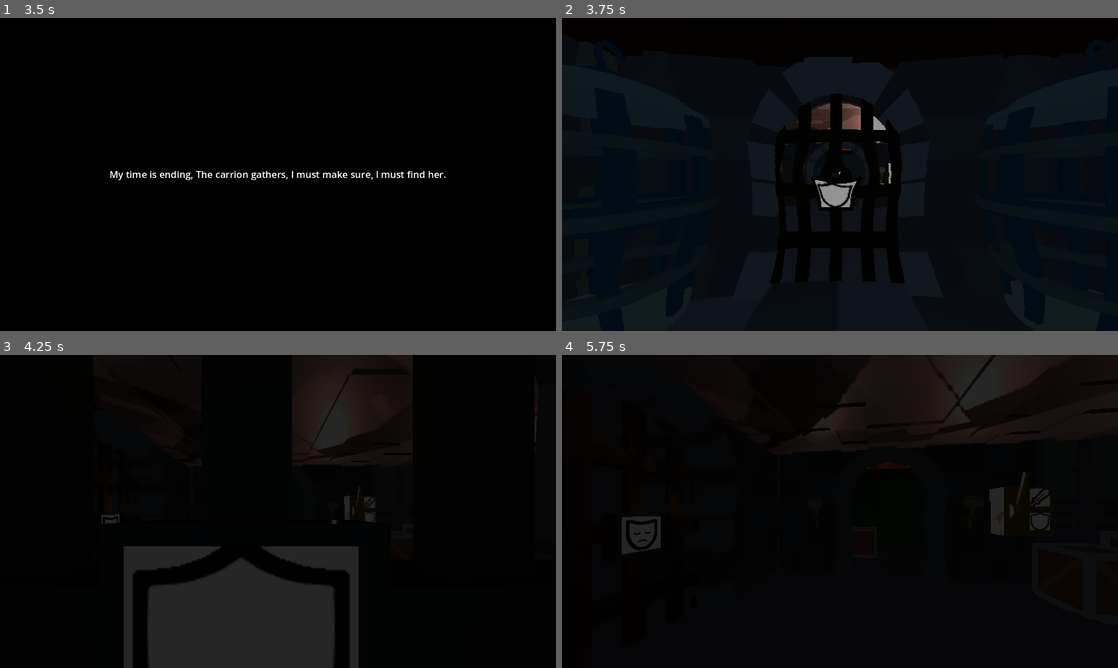
Above: before the commit, frames 1-4 (two rows, left to right).
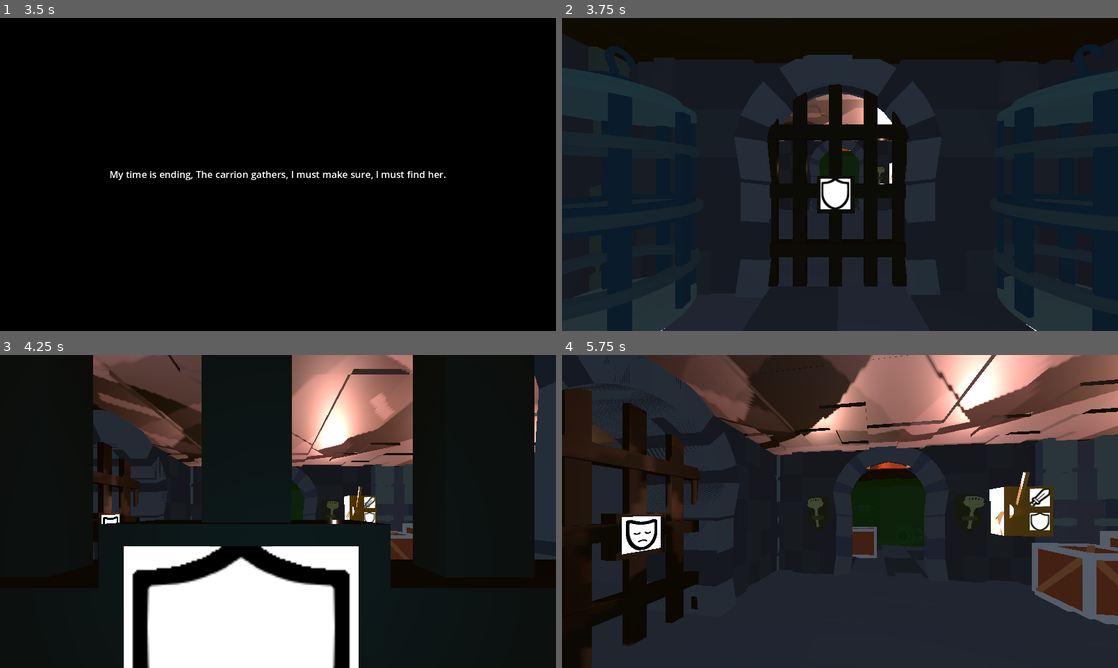
Above: after the commit, the same moments.

Repository: Kibaus/Jamsepticeye_GameJam
Game: Godot game, scene res://scenes/main.tscn
Two runs of this game, one before a commit and one after it. Both use one fixed random seed, a clock stepped at 60 frames per second and the inputs below. Sound files missing from this copy of the repository are replaced by a short silence.
Inputs (mouse positions are in pixels of both pictures, inside the frame that each line leads up to):
- Up to frame 1 (3.5 s): click "Play" at 0.5 s; tap Enter at 1.25, 2.75 s; move the mouse to (305, 174) at 1.27 s; hold W (move_forward) from 1.28 s (still down); right-click (305, 174) at 1.35 s; tap Space (jump) at 1.52, 2, 2.27 s; move the mouse to (250, 174) at 2.02 s; right-click (250, 174) at 2.1 s; move the mouse to (289, 168) at 2.77 s; click (289, 168) at 2.85 s; right-click (289, 168) at 3.05 s
- Up to frame 2 (3.75 s): keep holding W (move_forward); tap Space (jump) at 3.5 s; move the mouse to (834, 180) at 3.52 s; right-click (834, 180) at 3.6 s
- Up to frame 3 (4.25 s): keep holding W (move_forward); tap Space (jump) at 3.77 s
- Up to frame 4 (5.75 s): keep holding W (move_forward); move the mouse to (878, 514) at 4.27 s; right-click (878, 514) at 4.35 s; tap Space (jump) at 4.52, 5.27 s; move the mouse to (795, 508) at 5.02 s; click (795, 508) at 5.1 s; right-click (795, 508) at 5.3 s

Frame 1 is identical in both runs. In frame 2, 20% of the frame differs, in the area x 0-100%, y 6-100%; in frame 3, 36%; in frame 4, 91%, in the area x 0-100%, y 0-100%.

Commit message:
made starting encounter more consistent, fix for stuck overlay

Diff:
--- a/jamsepticeye-gj/scenes/components/audio_manager.tscn
+++ b/jamsepticeye-gj/scenes/components/audio_manager.tscn
@@ -10,43 +10,55 @@
 [ext_resource type="AudioStream" uid="uid://b6bgtpvam8c2u" path="res://audio/sfx/monster_callout.wav" id="8_4e087"]
 [ext_resource type="AudioStream" uid="uid://2qu8rw311dcu" path="res://audio/sfx/monster_stomp.wav" id="9_v3l6q"]
 [ext_resource type="AudioStream" uid="uid://c1d4m27y6qjju" path="res://audio/sfx/switch_press.wav" id="10_m8mku"]
+[ext_resource type="AudioStream" uid="uid://cwsk6gj3a2kq5" path="res://audio/sfx/monster_alert.wav" id="11_05mkw"]
+[ext_resource type="AudioStream" uid="uid://cu1kmv51ob0ss" path="res://audio/sfx/monster_kill.wav" id="12_c64uk"]
 
-[sub_resource type="Resource" id="Resource_chxat"]
+[sub_resource type="Resource" id="Resource_05mkw"]
 script = ExtResource("2_q7pj8")
 file = ExtResource("3_xngj1")
 tag = "ambient_danger_approaching"
 
-[sub_resource type="Resource" id="Resource_05mkw"]
+[sub_resource type="Resource" id="Resource_c64uk"]
 script = ExtResource("2_q7pj8")
 file = ExtResource("4_m8mku")
 tag = "ambient_danger_found_you"
 
-[sub_resource type="Resource" id="Resource_c64uk"]
+[sub_resource type="Resource" id="Resource_4e087"]
 script = ExtResource("2_q7pj8")
 file = ExtResource("5_chxat")
 tag = "ambient_safe_kinda"
 
-[sub_resource type="Resource" id="Resource_4e087"]
+[sub_resource type="Resource" id="Resource_v3l6q"]
 script = ExtResource("2_q7pj8")
 file = ExtResource("6_05mkw")
 tag = "menu_ambiance"
 
-[sub_resource type="Resource" id="Resource_v3l6q"]
+[sub_resource type="Resource" id="Resource_jdkqx"]
 script = ExtResource("2_q7pj8")
 file = ExtResource("7_c64uk")
 tag = "door"
 
-[sub_resource type="Resource" id="Resource_jdkqx"]
+[sub_resource type="Resource" id="Resource_e1par"]
+script = ExtResource("2_q7pj8")
+file = ExtResource("11_05mkw")
+tag = "monster_alert"
+
+[sub_resource type="Resource" id="Resource_emaw8"]
 script = ExtResource("2_q7pj8")
 file = ExtResource("8_4e087")
 tag = "monster_callout"
 
-[sub_resource type="Resource" id="Resource_e1par"]
+[sub_resource type="Resource" id="Resource_fgas2"]
+script = ExtResource("2_q7pj8")
+file = ExtResource("12_c64uk")
+tag = "monster_kill"
+
+[sub_resource type="Resource" id="Resource_14iye"]
 script = ExtResource("2_q7pj8")
 file = ExtResource("9_v3l6q")
 tag = "monster_stomp"
 
-[sub_resource type="Resource" id="Resource_emaw8"]
+[sub_resource type="Resource" id="Resource_813yr"]
 script = ExtResource("2_q7pj8")
 file = ExtResource("10_m8mku")
 tag = "switch_press"
@@ -57,7 +69,7 @@
 process_mode = 3
 script = ExtResource("2_t0ifg")
 background_music_volume = 9.999999e-05
-sound_list = Array[ExtResource("2_q7pj8")]([SubResource("Resource_chxat"), SubResource("Resource_05mkw"), SubResource("Resource_c64uk"), SubResource("Resource_4e087"), SubResource("Resource_v3l6q"), SubResource("Resource_jdkqx"), SubResource("Resource_e1par"), SubResource("Resource_emaw8")])
+sound_list = Array[ExtResource("2_q7pj8")]([SubResource("Resource_05mkw"), SubResource("Resource_c64uk"), SubResource("Resource_4e087"), SubResource("Resource_v3l6q"), SubResource("Resource_jdkqx"), SubResource("Resource_e1par"), SubResource("Resource_emaw8"), SubResource("Resource_fgas2"), SubResource("Resource_14iye"), SubResource("Resource_813yr")])
 
 [node name="BackgroundMusic" type="AudioStreamPlayer" parent="."]
 stream = ExtResource("6_05mkw")
--- a/jamsepticeye-gj/scenes/components/camera_overlay.gd
+++ b/jamsepticeye-gj/scenes/components/camera_overlay.gd
@@ -6,9 +6,14 @@
 var show_linear_depth_tween: Tween = null
 var is_linear_depth = false
 
+func _ready() -> void:
+	_linear_depth_tween(0,0)
+
 func _process(_delta: float) -> void:
 	if(Input.is_action_just_pressed("ghost_switch")):
-		if(is_linear_depth):
+		var active = Core.current_player.currently_active
+
+		if(active):
 			_linear_depth_tween(0)
 			is_linear_depth = false
 		else:
--- a/jamsepticeye-gj/scenes/game2.tscn
+++ b/jamsepticeye-gj/scenes/game2.tscn
@@ -287,7 +287,7 @@
 script = ExtResource("15_5kdtj")
 
 [node name="Enemy" parent="." instance=ExtResource("15_erv2c")]
-transform = Transform3D(1, 0, 0, 0, 1, 0, 0, 0, 1, 9.025, 0, 3.875)
+transform = Transform3D(1, 0, 0, 0, 1, 0, 0, 0, 1, 3.3999996, 0, 3.875)
 movement_speed = 2.2
 
 [node name="LightmapGI" type="LightmapGI" parent="."]
--- a/jamsepticeye-gj/scripts/audio_manager.gd
+++ b/jamsepticeye-gj/scripts/audio_manager.gd
@@ -41,6 +41,7 @@
 var sfx_folder = "res://audio/sfx/"
 
 func _ready() -> void:
+	#sound_list.clear()
 	load_sounds_from_folder(music_folder)
 	load_sounds_from_folder(sfx_folder)
 	#background_music.volume_linear = background_music_volume
--- a/jamsepticeye-gj/scripts/enemy.gd
+++ b/jamsepticeye-gj/scripts/enemy.gd
@@ -28,8 +28,8 @@
 func _ready() -> void:
 	navigation_agent.velocity_computed.connect(Callable(_on_velocity_computed))
 	Core.Set_active_enemy(self)
-	var wanderpos = NavigationServer3D.map_get_random_point(navigation_agent.get_navigation_map(),1,false)
-	set_movement_target(wanderpos)
+	#var wanderpos = NavigationServer3D.map_get_random_point(navigation_agent.get_navigation_map(),1,false)
+	#set_movement_target(wanderpos)
 
 func alerted_at(alert_pos : Vector3):
 	if current_state == EnemyState.Hunting:
Not shown: 1 places in jamsepticeye-gj/scenes/components/audio_manager.tscn that only renumber resources
